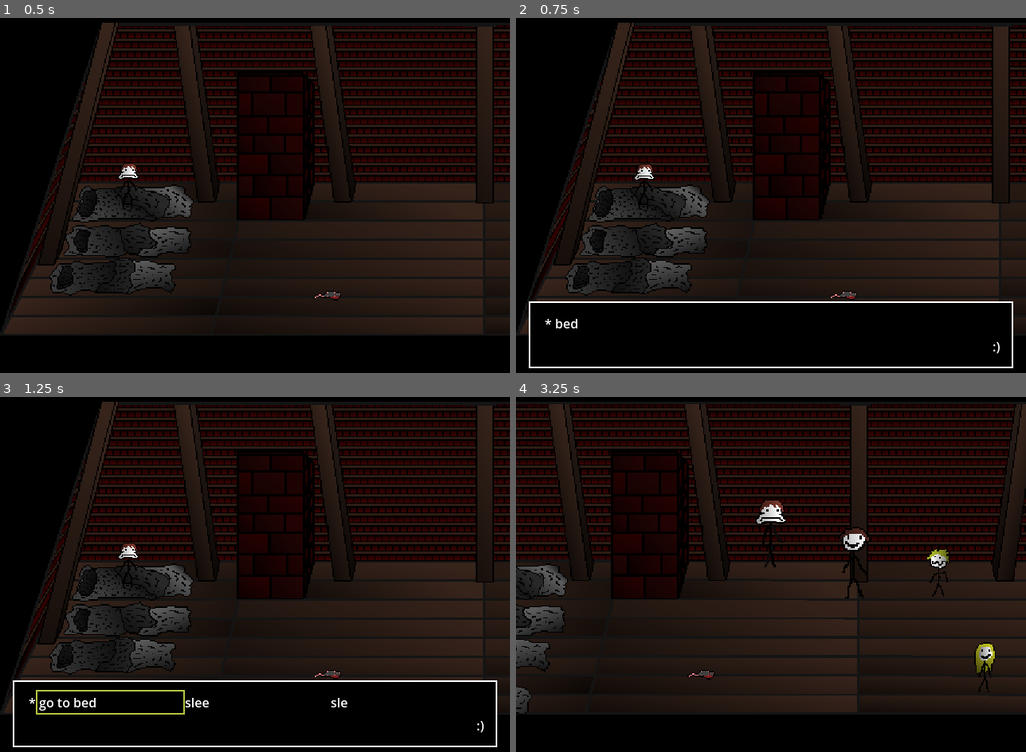
Above: before the commit, frames 1-4 (two rows, left to right).
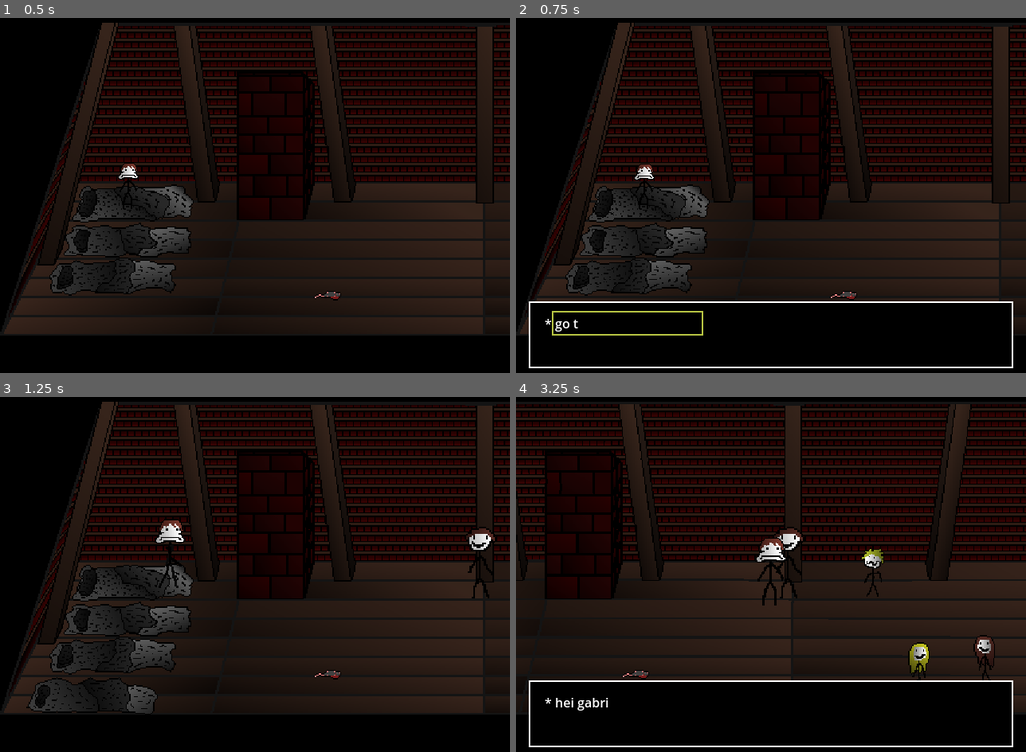
Above: after the commit, the same moments.

Repository: Jupyyter/I-am-hungry-and-my-name-is-Hadarag-Gabriel
Game: Godot game, scene res://scenes/attic1.tscn
Same seed, same stepped clock (60 frames per second), same inputs: the game is played once before the commit and once after it.
Inputs:
- Up to frame 1 (0.5 s): no input
- Up to frame 2 (0.75 s): tap Enter (ui_accept) at 0.5, 0.6 s; hold Right (ui_right) from 0.53 s (still down)
- Up to frame 3 (1.25 s): keep holding Right (ui_right); tap Enter (ui_accept) at 0.77, 1.07 s
- Up to frame 4 (3.25 s): release Right (ui_right) at 1.28 s; hold Down (ui_down) 1.28-2.03 s; tap Enter (ui_accept) at 1.35, 1.52, 1.82, 2.1, 2.85, 3.02 s; hold Right (ui_right) 2.03-2.78 s; hold Up (ui_up) from 2.78 s (still down)

Frame 1 is identical in both runs. In frame 2, 0.4% of the frame differs, in the area x 7-95%, y 82-95%; in frame 3, 8.2%; in frame 4, 27%, in the area x 0-100%, y 2-99%.

Commit message:
ht

Diff:
--- a/scripts/npcs.gd
+++ b/scripts/npcs.gd
@@ -78,22 +78,18 @@
 								time flies doesn't it?
 								i should inform you that you smell really really really bad
 								(he just made fun of you playing League of Legends)")
-								text_box.queue_questionResponse("what happened in the timeskip?
-								(give Salami some crisps and biscuits)")
-								npcConv+=1
-							1:
-								if text_box.current_state==text_box.State.ready:
-									match text_box.IndexChosen:
-										0:
-											text_box.queue_text("Miduel died
-											he got caught in a fire on the field and burn to death
-											crazy story isn't it?")
-										1:
-											text_box.queue_text("(he is so happy to see those biscuits and crisps)
-											(he ate all the biscuits and crisps)")
-										2:
-											npcConv=0
-									inConversation=false
+								npcConv+=1
+							1:
+								conversation(["what happened in the timeskip?",
+
+								"(give Salami some crisps and biscuits)",
+
+								"Miduel died
+								he was caught in a field fire and burned to death
+								crazy story isn't it?",
+
+								"(he is so happy to see those biscuits and crisps)
+								(he ate all the biscuits and crisps)"])
 					"bed":
 						match npcConv:
 							0:
@@ -177,9 +173,12 @@
 								npcConv+=1
 							1:
 								conversation(["where is dad, mommy?",
+
 							"hi mommy, give me food please",
+
 							"he'll be here soon
 							he just went for some milk",
+
 							"you hungry?
 							skill issue
 							just dont be hungry anymore wtf",])
--- a/scripts/textBox.gd
+++ b/scripts/textBox.gd
@@ -2,7 +2,7 @@
 class_name textBoxClass
 
 #the higher the number, the slower the text will appear
-const CHAR_READ_RATE = 0.03
+const CHAR_READ_RATE = 0.02
 
 @export var textureRect: TextureRect
 @export var textbox_container: MarginContainer
